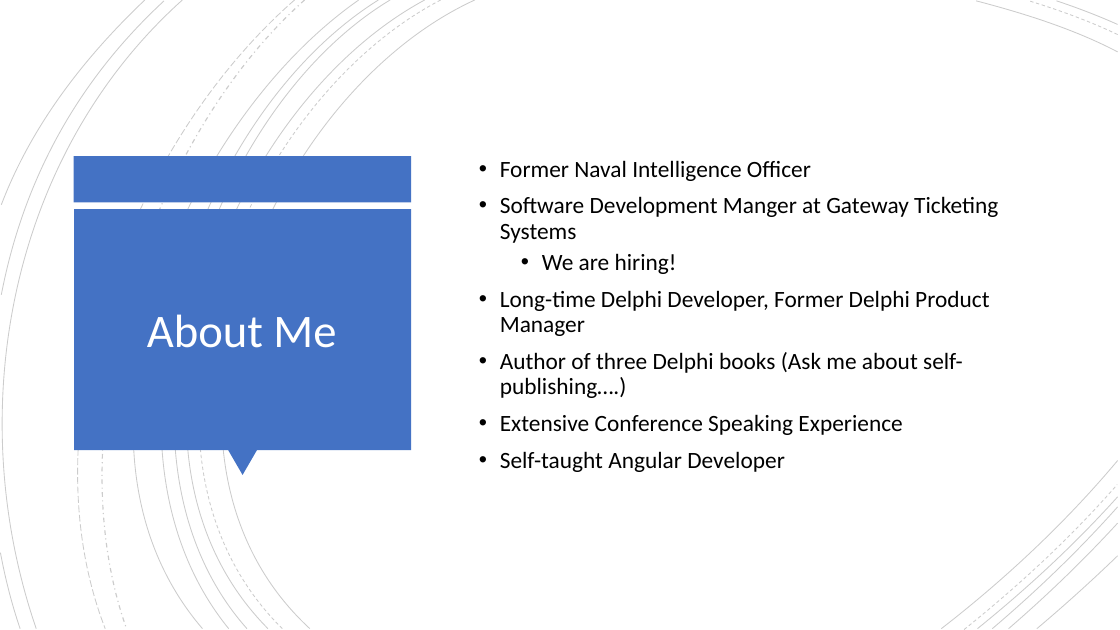
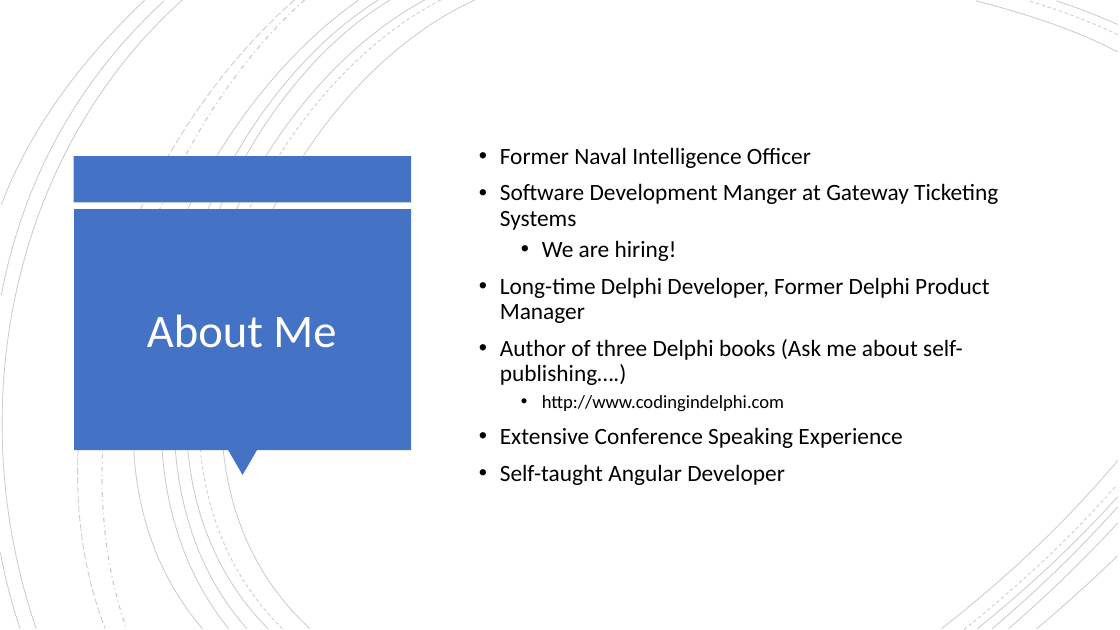
Before and after one commit to NickHodges/AngularToDo, a slide deck: slide 2 of slides/Angular101.pptx. Drawn at 1120x630 pixels with LibreOffice and Linux fonts; fonts in the diff are those of the drawing. Boxes give left, top, right and bottom in pixels: in the first picture for what was removed or moved away, otherwise in the second. Text is boxed around its words. In the diff, an @@ line names an element or a change of style, - is before the commit and + after.

```diff
--- a/slides/Angular101.pptx
+++ b/slides/Angular101.pptx
@@ text at [542,395,784,412]: paragraph added @@
+  • http://www.codingindelphi.com
```
Also in this commit, not shown: 7 other slides changed, 3 slides added.
